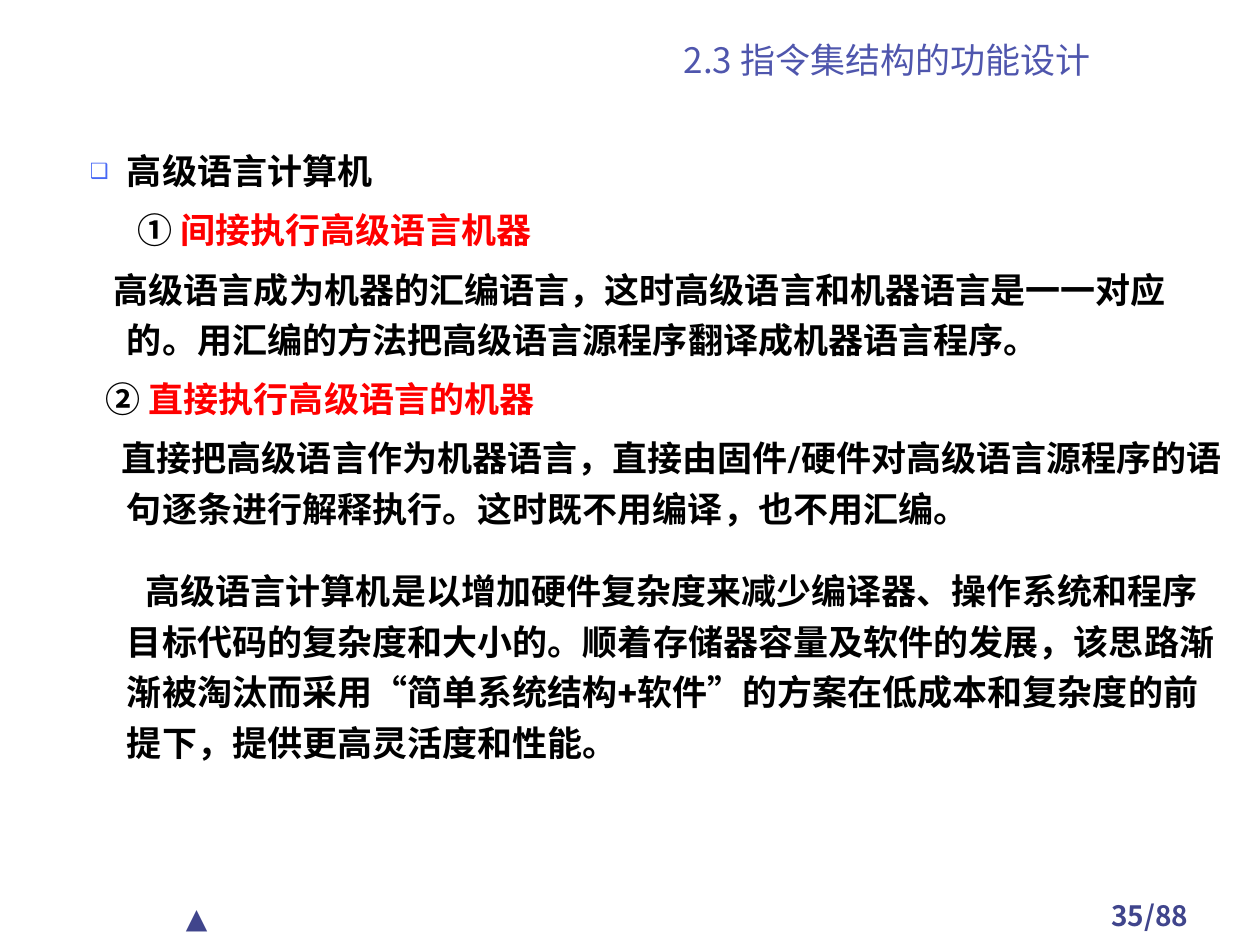
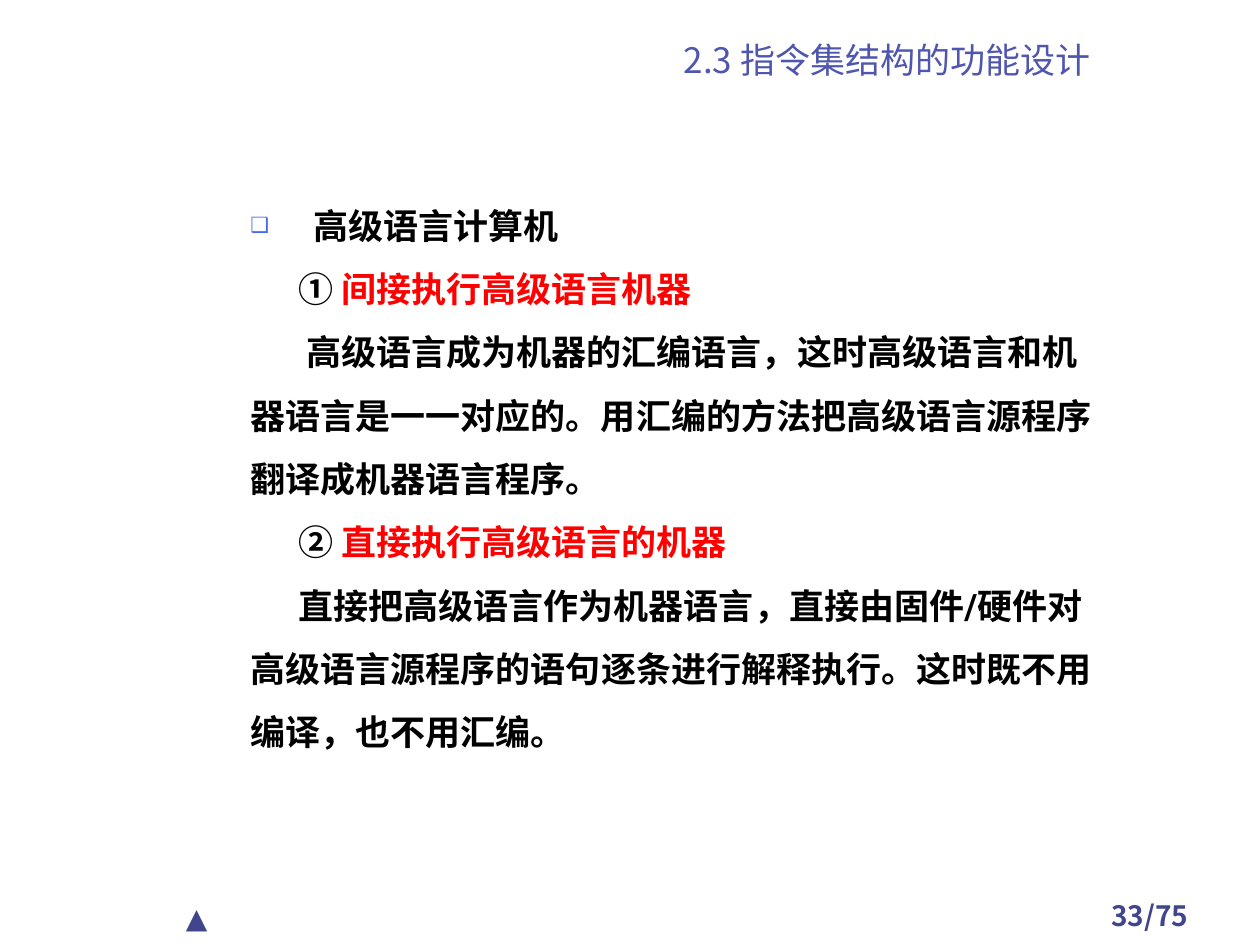
Before and after one commit to TangciuYueng/CA, a slide deck: slide 33 of 第2章 计算机指令集结构.ppt (slide 35 before the commit). Drawn at 1260x945 pixels with LibreOffice and Linux fonts; fonts in the diff are those of the drawing; background and template pictures are left out. Boxes give left, top, right and bottom in pixels: in the first picture for what was removed or moved away, otherwise in the second. Text is boxed around its words. In the diff, an @@ line names an element or a change of style, - is before the commit and + after.

Commit message:
add ppt

```diff
--- a/第2章 计算机指令集结构.ppt
+++ b/第2章 计算机指令集结构.ppt
@@ text "高级语言计算机": place and size @@
-text "高级语言计算机" at bbox=[106, 154, 1222, 761]
+text "高级语言计算机" at bbox=[250, 209, 1092, 750]
@@ text at bbox=[298, 209, 727, 559]: indent changed; line spacing 1.2 to 1.3 @@
@@ text at bbox=[250, 335, 1092, 496]: text changed @@
-    高级语言成为机器的汇编语言，这时高级语言和机器语言是一一对应的。用汇编的方法把高级语言源程序翻译成机器语言程序。
+    高级语言成为机器的汇编语言，这时高级语言和机
+    器语言是一一对应的。用汇编的方法把高级语言源程序
+    翻译成机器语言程序。
@@ text at bbox=[250, 589, 1092, 750]: text changed @@
-    直接把高级语言作为机器语言，直接由固件/硬件对高级语言源程序的语句逐条进行解释执行。这时既不用编译，也不用汇编。
-    高级语言计算机是以增加硬件复杂度来减少编译器、操作系统和程序目标代码的复杂度和大小的。顺着存储器容量及软件的发展，该思路渐渐被淘汰而采用“简单系统结构+软件”的方案在低成本和复杂度的前提下，提供更高灵活度和性能。
+    直接把高级语言作为机器语言，直接由固件/硬件对
+    高级语言源程序的语句逐条进行解释执行。这时既不用
+    编译，也不用汇编。
@@ page number at bbox=[1111, 903, 1188, 931]: text changed @@
-35/88
+33/75
```
Also in this commit, not shown: 47 other slides changed, 1 slide added, 13 slides removed, 17 other files.
